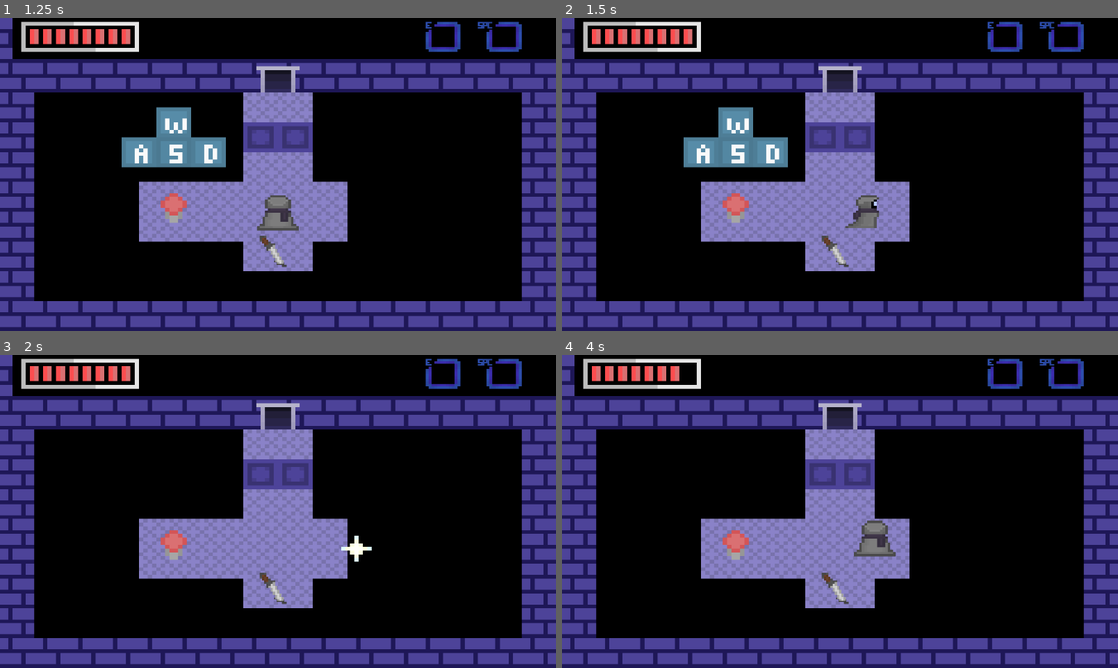
Above: before the commit, frames 1-4 (two rows, left to right).
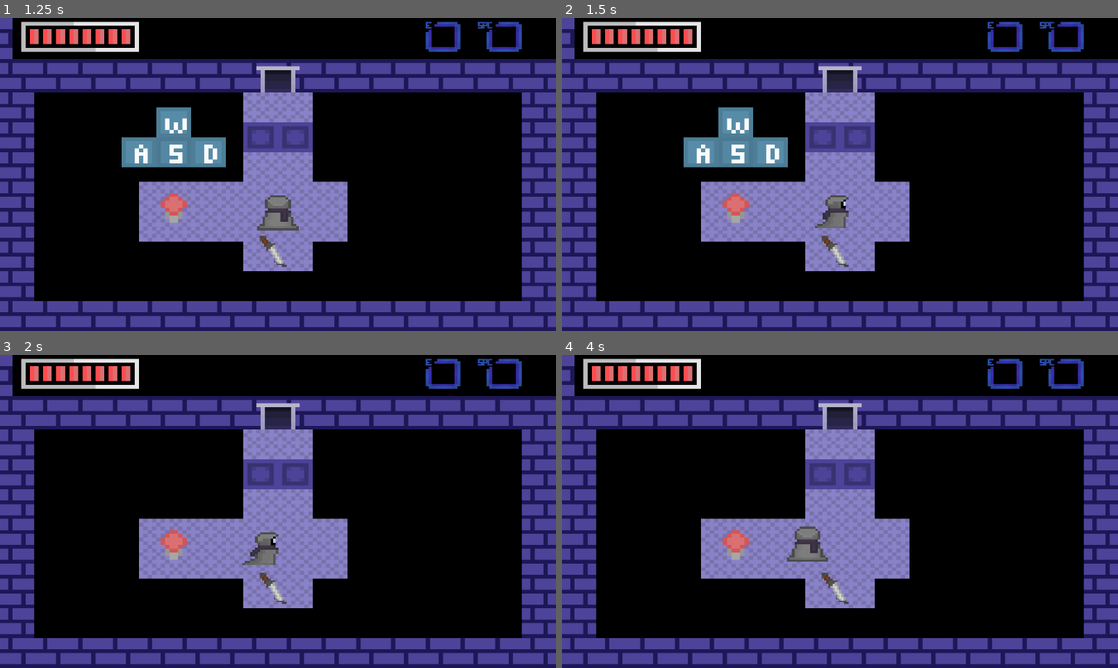
Above: after the commit, the same moments.

Repository: lbelford-udel/204-s26-example-projects
Game: Godot game, scene res://Scenes/main_menu.tscn
Two runs of this game, one before a commit and one after it. Both use one fixed random seed, a clock stepped at 60 frames per second and the inputs below. The engine's default icon, where the game draws it, is replaced by a stand-in: a white triangle on a blue panel in a dark square.
Inputs (mouse positions are in pixels of both pictures, inside the frame that each line leads up to):
- Up to frame 1 (1.25 s): click (283, 215) at 0.5 s
- Up to frame 2 (1.5 s): tap Enter at 1.25 s; hold D (move_right) from 1.28 s (still down); tap Space (attack) at 1.35 s
- Up to frame 3 (2 s): keep holding D (move_right)
- Up to frame 4 (4 s): release D (move_right) at 2.03 s; hold S (move_down) 2.03-2.78 s; tap Shift (interact) at 2.1 s; hold D (move_right) 2.78-3.53 s; tap E (use_item) at 2.85 s; hold W (move_up) from 3.53 s (still down); tap Space (attack) at 3.6 s

Frame 1 is identical in both runs. In frame 2, 0.9% of the frame differs, in the area x 45-57%, y 56-68%; in frame 3, 0.6%; in frame 4, 1.2%, in the area x 21-60%, y 3-66%.

Commit message:
Makes Mirror Dungeon char walk backward

Diff:
--- a/OM-UD-Internship-main/Scenes/main.tscn
+++ b/OM-UD-Internship-main/Scenes/main.tscn
@@ -34,6 +34,7 @@
 
 [node name="Player" parent="." unique_id=1734427942 instance=ExtResource("1_cy6p8")]
 position = Vector2(0, 8)
+SPEED = -5.0
 
 [node name="TileMap" type="TileMap" parent="." unique_id=1050090093]
 tile_set = ExtResource("2_45a2t")
